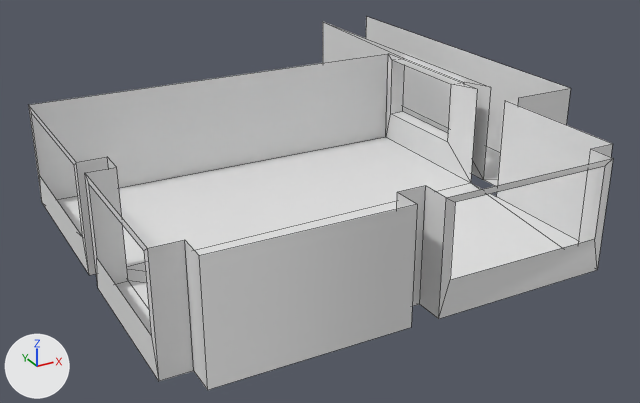
A saved change to the FBX model Assets/Models/Room.FBX.
The view is the same before and after, from a camera (50 mm lens) standing at (-10.37, -19.45, 11.03) and looking at (1.36, 1.88, 0.37). Every picture has the same lights, and +X, +Y and +Z are marked at lower left. Mesh edges are drawn as thin lines. Where no turn or scale is listed for an object, it has been applied to the vertices. Vertices at the same position are counted once.
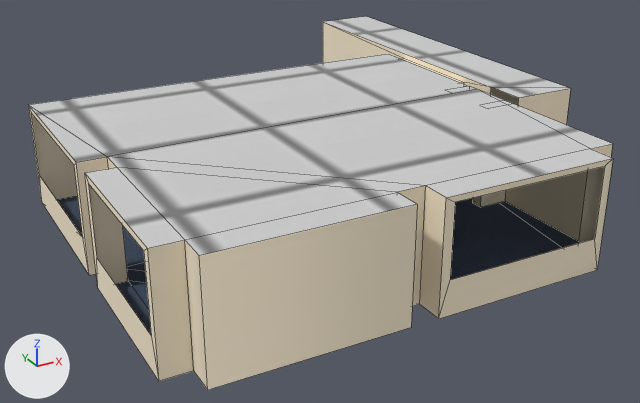
Patch to the scene script:
```diff
--- a/Assets/Models/Room.FBX.py
+++ b/Assets/Models/Room.FBX.py
@@ img_floor_bmp @@
+img_floor_bmp = load_image('floor.bmp', '_unpacked/floor.bmp', 1024, 1024, 'sRGB')
@@ img_tiles_bmp @@
+img_tiles_bmp = load_image('tiles.bmp', '_unpacked/tiles.bmp', 240, 240, 'sRGB')
@@ mat_material__25 @@
+mat_material__25 = principled_material('Material #25')
+mat_material__25.texture = img_floor_bmp
+mat_material__25.roughness = 0.859
@@ mat_material__148 @@
+mat_material__148 = principled_material('Material #148')
+mat_material__148.base_color = (0.976, 0.859, 0.655)  # white #fceed4
+mat_material__148.roughness = 0.859
@@ mat_material__160 @@
+mat_material__160 = bpy.data.materials.new('Material #160')
+# uses the picture img_tiles_bmp
@@ me_mesh @@
 # used by ob_box004; location = (0.0, 5.75, 0.0)
-me_mesh.from_pydata(...)  # 66 vertices, 50 faces; spans x -6.0..8.5, y -11.2..5.2, z 0.5..3.5
+me_mesh.from_pydata(...)  # 78 vertices, 69 faces; spans x -6.0..8.5, y -11.2..5.2, z 0.5..3.5
+# me_mesh part 1
+# 6 faces are deleted
+# 12 vertices are added at x 5.1..6.0, y -6.8..-4.7, z 0.5..3.5
+# 12 new faces join them, mat_material__148 (white #fceed4)
+# 2 new faces join them, mat_material__25 (picture img_floor_bmp)
+# 11 new faces join them, mat_material__160
+# me_mesh part 2: 9 faces spanning x -6.0..8.5, y -11.2..5.2, z 0.5 switch from no material to mat_material__25 (picture img_floor_bmp)
+# me_mesh part 3: 35 faces spanning x -6.0..8.5, y -11.2..5.2, z 0.5..3.5 switch from no material to mat_material__148 (white #fceed4)
+me_mesh.materials.append(mat_material__160)
```

Pixel boxes [x1, y1, x2, y2] of what changed, in the pictures (640 x 403 px):
part 1 of me_mesh, built on: before [57, 54, 612, 266]; after [29, 16, 612, 266]
part 2 of me_mesh, recoloured: [115, 198, 561, 335] in both
part 3 of me_mesh, recoloured (grey to beige): [28, 22, 613, 390] in both
